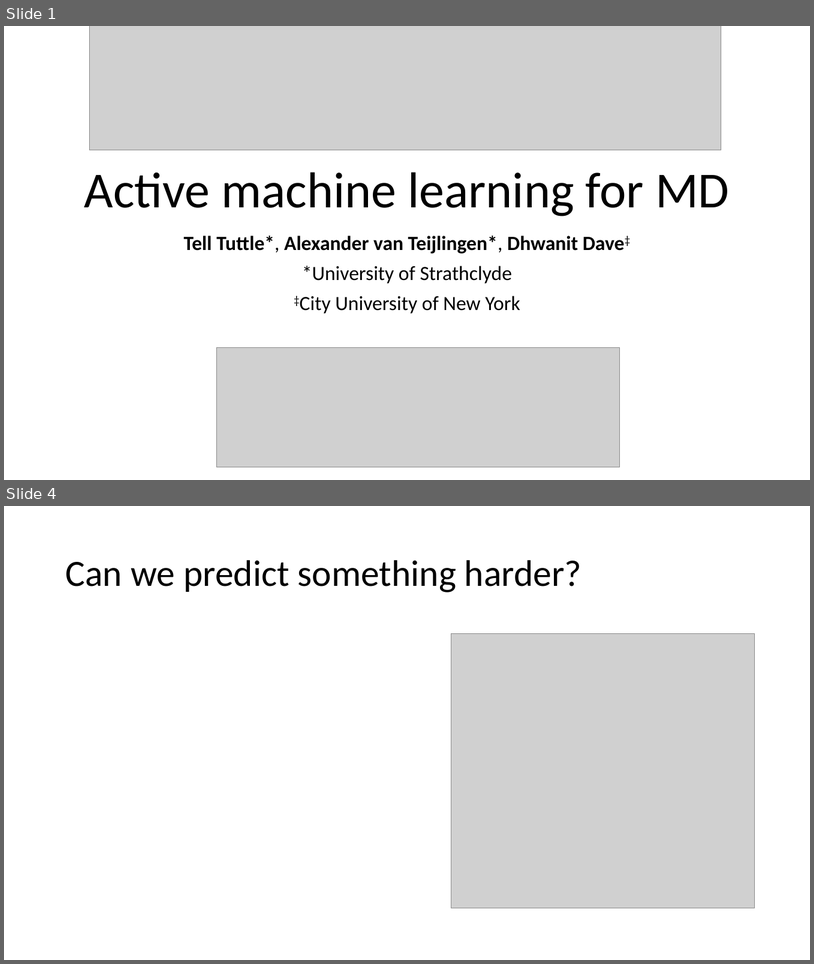
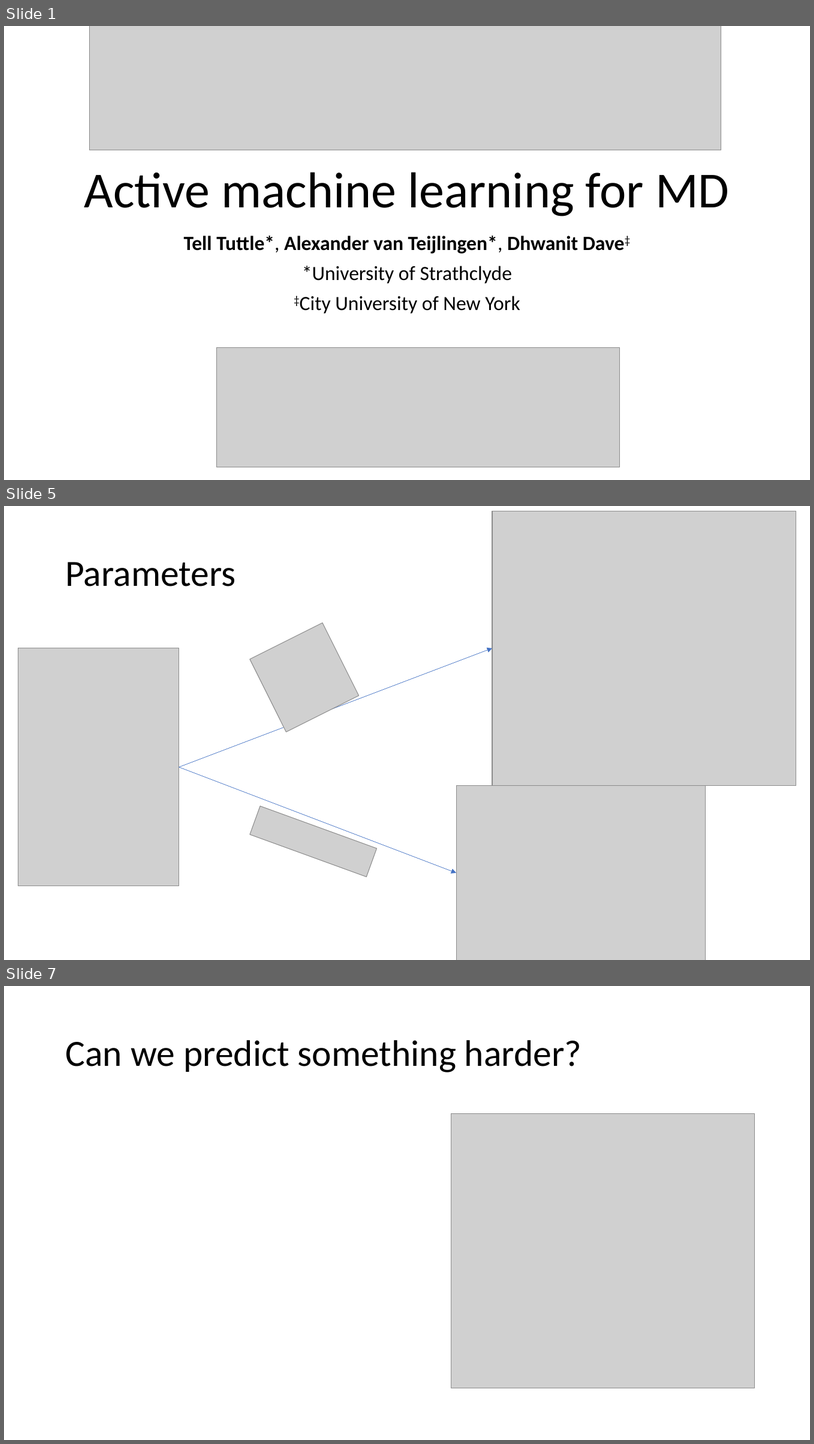
Before and after one commit to avanteijlingen/Tutorial-SB06, a slide deck: ActiveLearning.pptx. Shown one above the other, each under a label of ours: slides 1 and 4 before the commit, slides 1, 5 and 7 after it; the slides between them are not shown. The pictures are 814x964 and 814x1444 pixels, drawn with LibreOffice and Linux fonts; fonts in the diff are those of the drawing; grey boxes stand for pictures. Boxes give left, top, right and bottom in pixels: in the first picture for what was removed or moved away, otherwise in the second. Text is boxed around its words. In the diff, an @@ line names an element or a change of style, - is before the commit and + after.

```diff
--- a/ActiveLearning.pptx
+++ b/ActiveLearning.pptx
@@ slide 5 added at (4,506,810,960), background #FFFFFF @@
@@ picture added at (493,511,797,785) @@
@@ title added at (65,562,236,586), 44 pt, text #000000 @@
+Parameters
@@ picture added at (251,623,359,732) @@
@@ picture added at (18,648,179,886) @@
@@ arrow added from (179, 767) to (493, 648), #4472C4 0.5 pt @@
@@ arrow added from (179, 767) to (456, 873), #4472C4 0.5 pt @@
@@ picture added at (456,786,706,960) @@
@@ picture added at (250,806,377,876) @@
@@ what was slide 4 is now slide 7 @@
```
Also in this commit, not shown: 1 slide changed, 5 other slides added, 1 slide removed.
